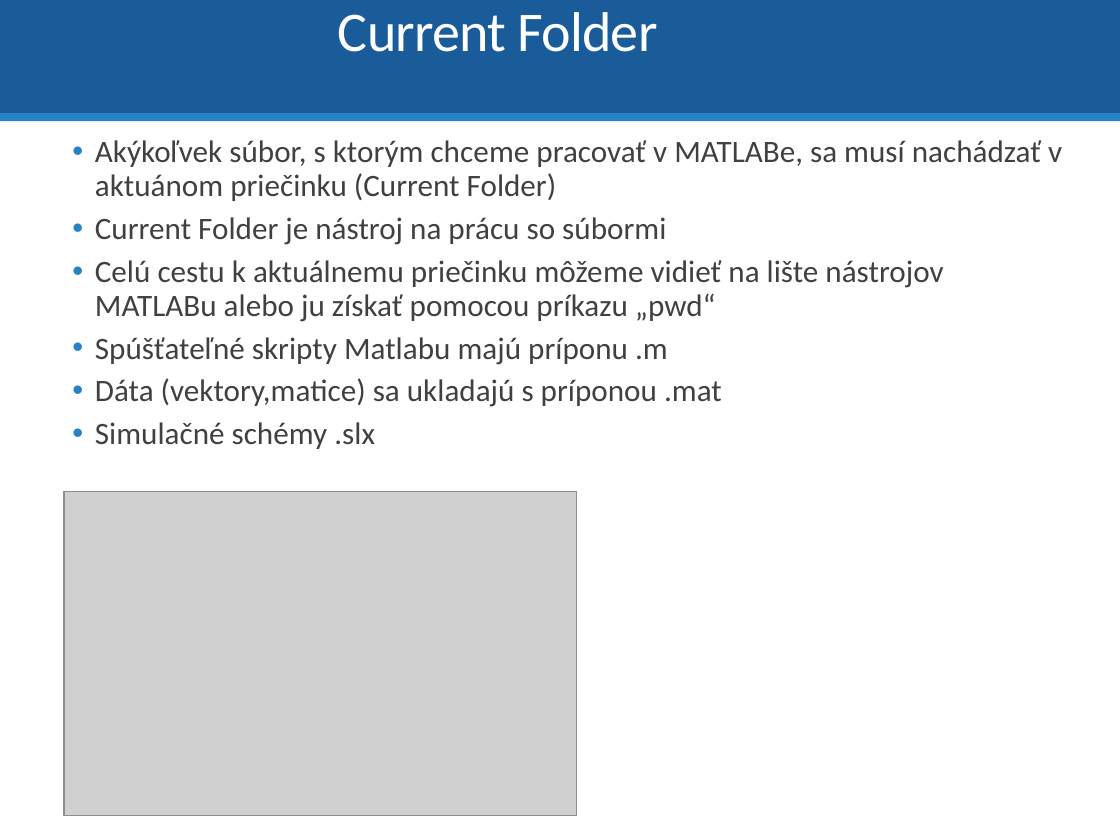
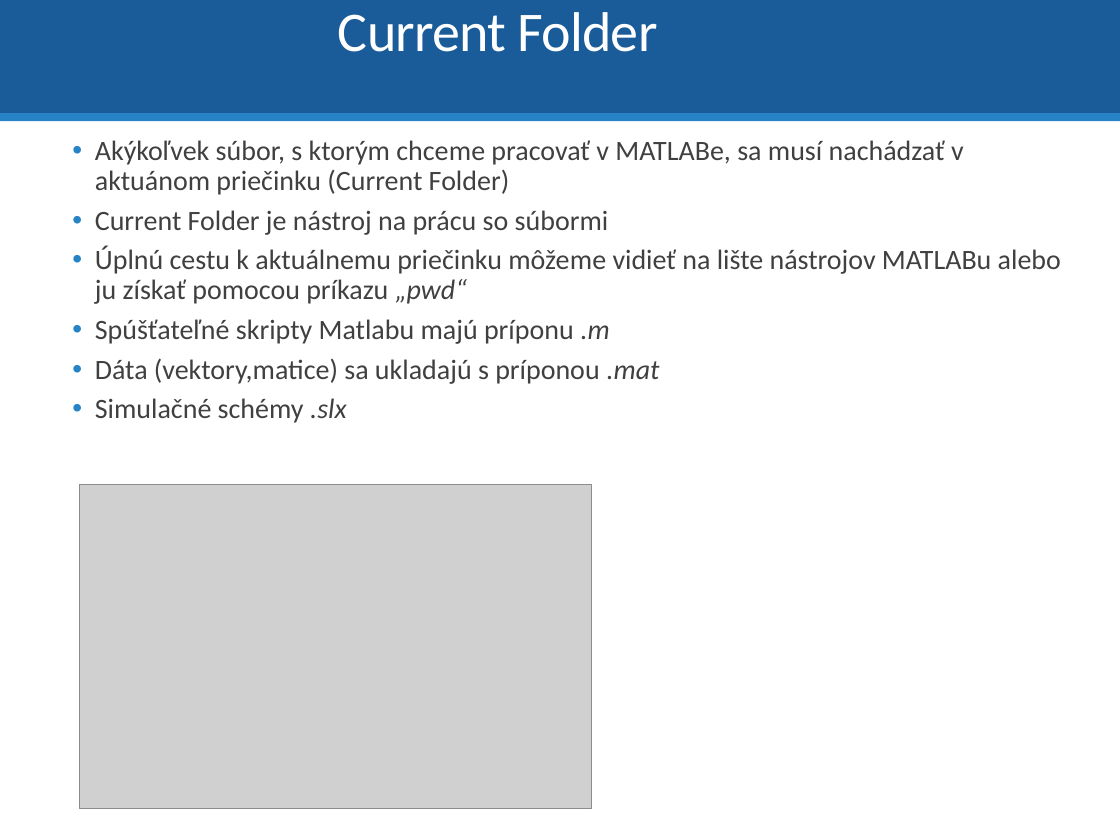
Before and after one commit to dodekm/TeamProjektKybernetika, a slide deck: slide 5 of Nove prednasky/P0_Opakovanie_Matlab_Simulink.pptx. Drawn at 1120x840 pixels with LibreOffice and Linux fonts; fonts in the diff are those of the drawing; grey boxes stand for pictures. Boxes give left, top, right and bottom in pixels: in the first picture for what was removed or moved away, otherwise in the second. Text is boxed around its words. In the diff, an @@ line names an element or a change of style, - is before the commit and + after.

```diff
--- a/Nove prednasky/P0_Opakovanie_Matlab_Simulink.pptx
+++ b/Nove prednasky/P0_Opakovanie_Matlab_Simulink.pptx
@@ text at <box>95,140,964,423</box>: size 20 to 18 pt in "Akýkoľvek súbor, s ktorým chceme pracovať v ...", "Current Folder je nástroj na prácu so ...", "Spúšťateľné skripty Matlabu majú príponu .m", "Dáta (vektory,matice) sa ukladajú s príponou .mat" and 1 more places; italic on in ".m", ".mat", ".slx" @@
@@ text at <box>95,246,1061,304</box>: text changed; size 20 to 18 pt @@
-  • Celú cestu k aktuálnemu priečinku môžeme vidieť na lište nástrojov MATLABu alebo ju získať pomocou príkazu „pwd“
+  • Úplnú cestu k aktuálnemu priečinku môžeme vidieť na lište nástrojov MATLABu alebo ju získať pomocou príkazu „pwd“
@@ picture: place and size @@
-picture at <box>64,492,576,816</box>
+picture at <box>80,485,591,810</box>
```
Also in this commit, not shown: 28 other slides changed, 8 slides added, 4 slides removed, 1 other file.
